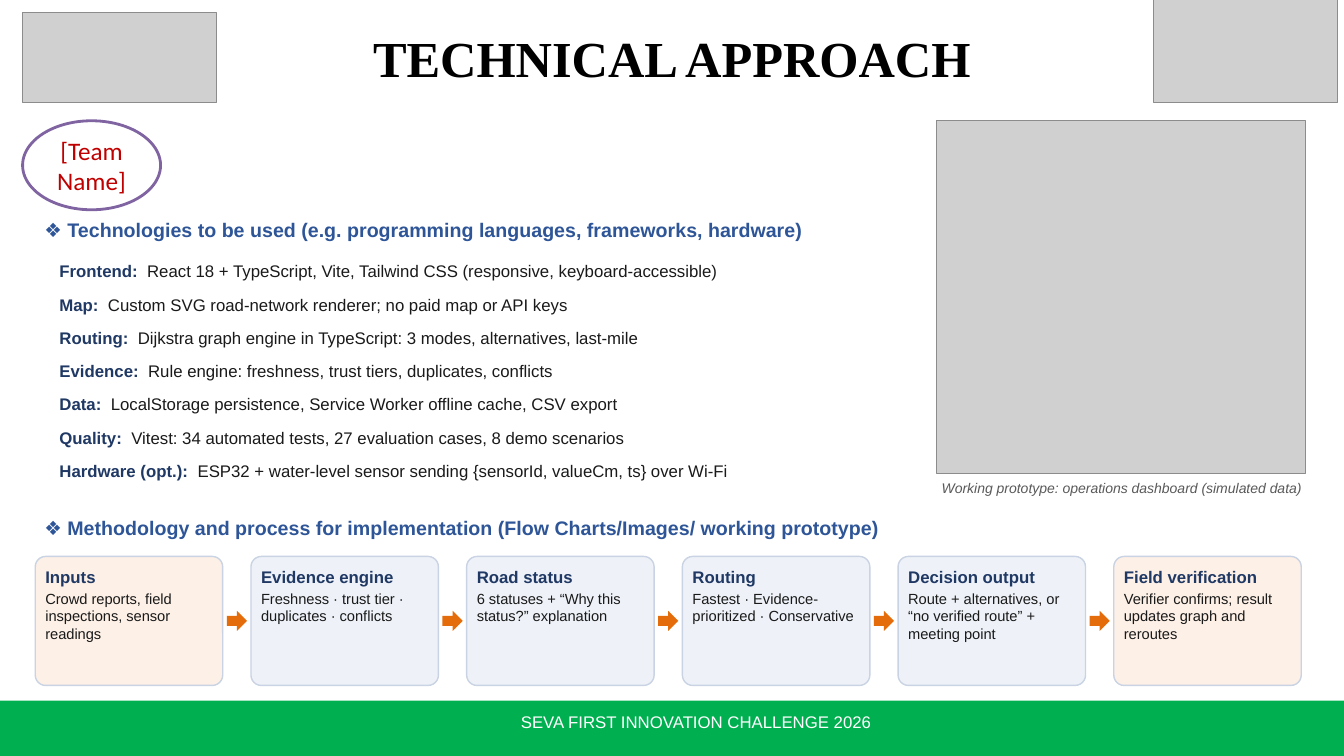
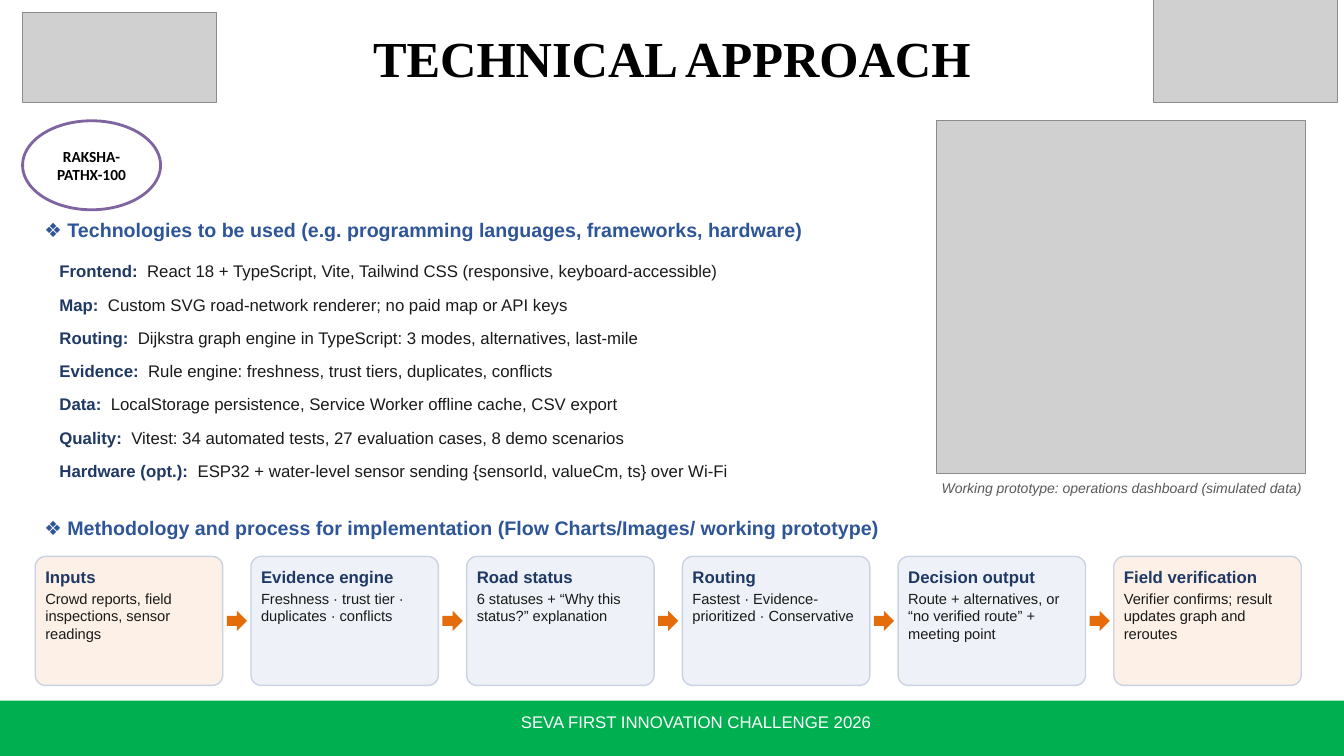
Before and after one commit to Abishekh2007/sewa-, a slide deck: slide 3 of presentation/RAKSHA-PATH X - Seva First Innovation Challenge 2026.pptx. Drawn at 1344x756 pixels with LibreOffice and Linux fonts; fonts in the diff are those of the drawing; grey boxes stand for pictures. Boxes give left, top, right and bottom in pixels: in the first picture for what was removed or moved away, otherwise in the second. Text is boxed around its words. In the diff, an @@ line names an element or a change of style, - is before the commit and + after.

Commit message:
Deck: fill PS title, team name and GitHub link

```diff
--- a/presentation/RAKSHA-PATH X - Seva First Innovation Challenge 2026.pptx
+++ b/presentation/RAKSHA-PATH X - Seva First Innovation Challenge 2026.pptx
@@ text in ellipse at (x1=57, y1=152, x2=126, y2=180): text changed; size 18 to 11 pt; text colour #C00000 to #000000; bold on @@
-[Team Name]
+RAKSHA-
+PATHX-100
```
Also in this commit, not shown: 5 other slides changed, 2 other files.
